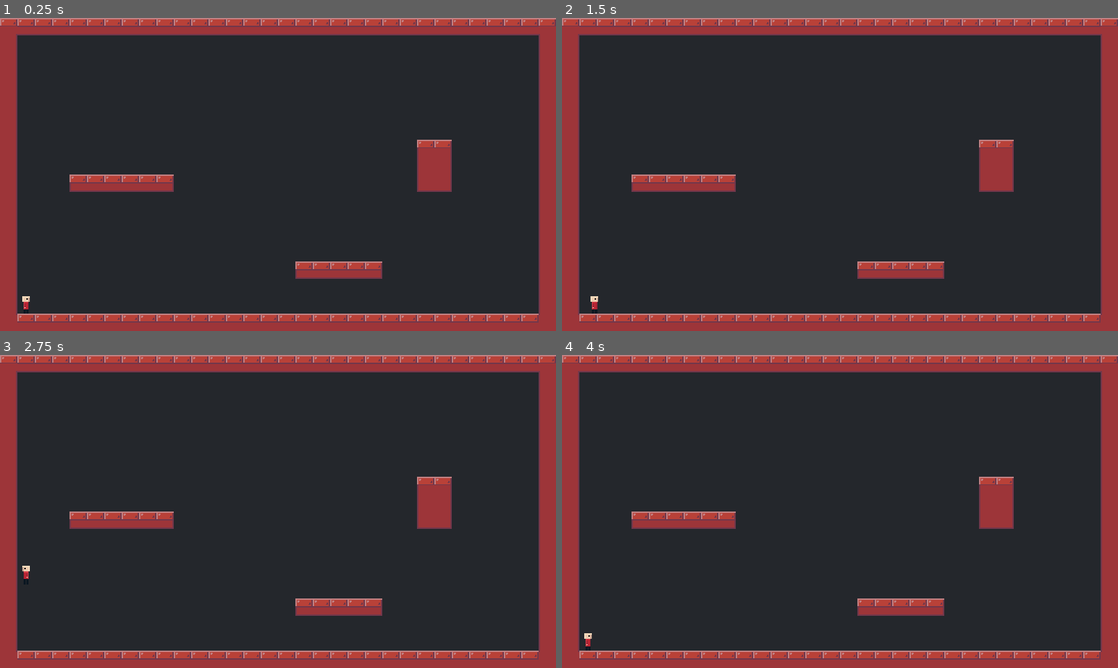
Above: before the commit, frames 1-4 (two rows, left to right).
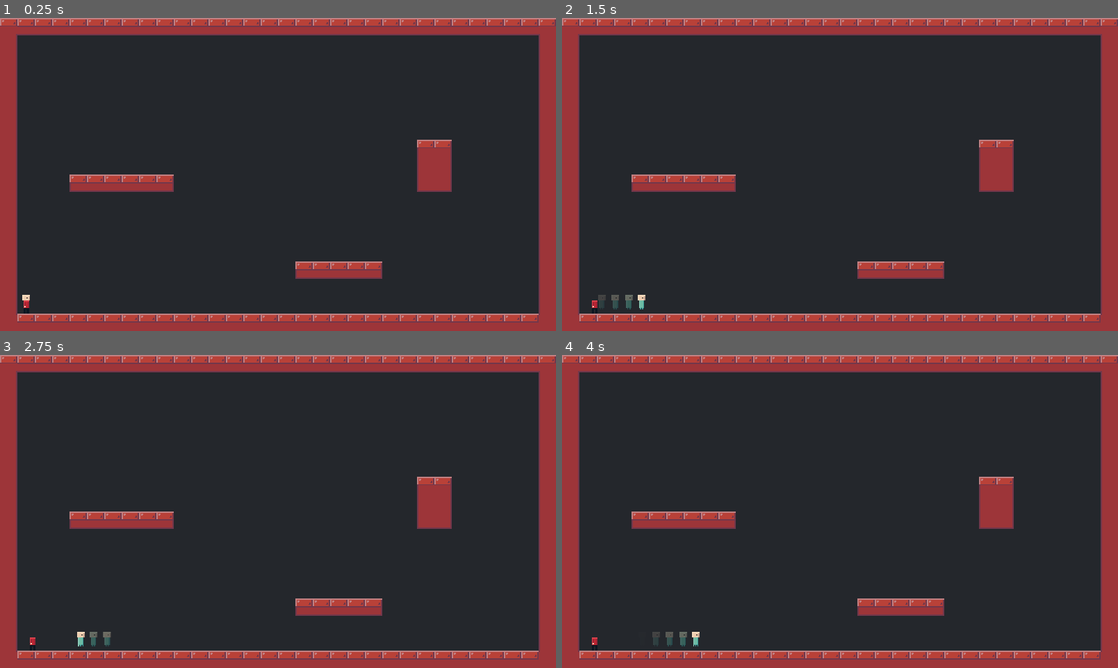
Above: after the commit, the same moments.

Repository: Lunatic-Games/kill-me-now
Game: Godot game, scene res://levels/level_test.tscn
Two runs of this game, one before a commit and one after it. Both use one fixed random seed, a clock stepped at 60 frames per second and the inputs below.
Inputs:
- Up to frame 1 (0.25 s): no input
- Up to frame 2 (1.5 s): tap Enter at 0.5 s; hold D (ui_right) from 0.53 s (still down); tap E (action_soul_mode) at 0.6, 1.35 s; tap Space (action_jump) at 0.77 s
- Up to frame 3 (2.75 s): tap Space (action_jump) at 1.52, 2 s; release D (ui_right) at 2.03 s; hold A (ui_left) from 2.03 s (still down); tap E (action_soul_mode) at 2.1 s
- Up to frame 4 (4 s): release A (ui_left) at 2.78 s; hold D (ui_right) from 2.78 s (still down); tap E (action_soul_mode) at 2.85, 3.6 s; tap Space (action_jump) at 3.02, 3.77 s

The runs differ from the first frame. In frame 1, less than 0.1% of the frame differs, in the area x 4-6%, y 88-95%; in frame 2, 0.2%; in frame 3, 0.2%; in frame 4, 0.3%, in the area x 4-25%, y 88-95%.

Commit message:
Improved soul mechanic

Diff:
--- a/player/player.gd
+++ b/player/player.gd
@@ -1,9 +1,6 @@
 extends KinematicBody2D
 
-export(Texture) var SOUL_TEXTURE
-export(Texture) var body_texture
 
-var soul_mode = false
 var mode_changed = false
 
 var motion = Vector2()
@@ -20,9 +17,9 @@
 const UP_DIRECTION = Vector2(0,-1)
 
 func _physics_process(delta):
-	if !soul_mode:
+	if has_node("Soul"):
 		if Input.is_action_just_pressed("action_soul_mode") && is_on_floor():
-			toggle_soul_mode()
+			release_soul()
 			return
 		if !is_on_floor():
 			if motion.y < GRAVITY_CAP:
@@ -50,43 +47,17 @@
 			remaining_jumps = NUM_JUMPS
 		move_and_slide(motion, UP_DIRECTION)
 
-	if soul_mode:
-		# TODO Soul gravity
-		if Input.is_action_just_pressed("action_soul_mode"):
-			toggle_soul_mode()
-			return
-		if Input.is_action_just_pressed("ui_right"):
-			motion.x += SOUL_SPEED
-			mode_changed = false
-			face_direction("right")
-		if Input.is_action_just_pressed("ui_left"):
-			motion.x -= SOUL_SPEED
-			mode_changed = false
-			face_direction("left")
-		if Input.is_action_just_pressed("ui_up"):
-			motion.y -= SOUL_SPEED
-			mode_changed = false
-		if Input.is_action_just_pressed("ui_down"):
-			motion.y += SOUL_SPEED
-			mode_changed = false
-		if Input.is_action_just_released("ui_right") && !mode_changed:
-			motion.x -= SOUL_SPEED
-		if Input.is_action_just_released("ui_left") && !mode_changed:
-			motion.x += SOUL_SPEED
-		if Input.is_action_just_released("ui_up") && !mode_changed:
-			motion.y += SOUL_SPEED
-		if Input.is_action_just_released("ui_down") && !mode_changed:
-			motion.y -= SOUL_SPEED
-		move_and_slide(motion)
 
-func toggle_soul_mode():
-	soul_mode = !soul_mode
-	mode_changed = true
+func release_soul():
 	motion = Vector2()
-	if soul_mode:
-		print("Entered soul mode")
-	if !soul_mode:
-		print("Left soul mode")
+	var soul = get_node("Soul")
+	var pos = soul.global_position
+	remove_child(soul)
+	get_parent().add_child(soul)
+	soul.global_position = pos
+	soul.free = true
+	soul.velocity = Vector2(2000, 0)
+
 
 func face_direction(direction):
 	if direction == "right":
--- a/player/player.tscn
+++ b/player/player.tscn
@@ -1,27 +1,24 @@
-[gd_scene load_steps=6 format=2]
+[gd_scene load_steps=5 format=2]
 
 [ext_resource path="res://player/player.png" type="Texture" id=1]
 [ext_resource path="res://player/player.gd" type="Script" id=2]
-[ext_resource path="res://soul/soul.png" type="Texture" id=3]
 [ext_resource path="res://soul/soul.tscn" type="PackedScene" id=4]
 
 [sub_resource type="RectangleShape2D" id=1]
-extents = Vector2( 16, 16 )
+extents = Vector2( 5, 17 )
 
 [node name="Player" type="KinematicBody2D"]
 script = ExtResource( 2 )
 __meta__ = {
 "_edit_group_": true
 }
-SOUL_TEXTURE = ExtResource( 3 )
-body_texture = ExtResource( 1 )
 
 [node name="Soul" parent="." instance=ExtResource( 4 )]
 position = Vector2( 0, 4 )
 
-[node name="BodyCollisionShape2D" type="CollisionShape2D" parent="."]
-position = Vector2( -1, 6 )
-shape = SubResource( 1 )
-
 [node name="BodySprite" type="Sprite" parent="."]
 texture = ExtResource( 1 )
+
+[node name="BodyCollisionShape2D" type="CollisionShape2D" parent="."]
+position = Vector2( -1, 7 )
+shape = SubResource( 1 )
--- a/project.godot
+++ b/project.godot
@@ -84,6 +84,34 @@
 "events": [ Object(InputEventKey,"resource_local_to_scene":false,"resource_name":"","device":0,"alt":false,"shift":false,"control":false,"meta":false,"command":false,"pressed":false,"scancode":69,"unicode":0,"echo":false,"script":null)
  ]
 }
+move_left={
+"deadzone": 0.5,
+"events": [ Object(InputEventKey,"resource_local_to_scene":false,"resource_name":"","device":0,"alt":false,"shift":false,"control":false,"meta":false,"command":false,"pressed":false,"scancode":65,"unicode":0,"echo":false,"script":null)
+, Object(InputEventKey,"resource_local_to_scene":false,"resource_name":"","device":0,"alt":false,"shift":false,"control":false,"meta":false,"command":false,"pressed":false,"scancode":16777231,"unicode":0,"echo":false,"script":null)
+, Object(InputEventJoypadButton,"resource_local_to_scene":false,"resource_name":"","device":-1,"button_index":14,"pressure":0.0,"pressed":false,"script":null)
+ ]
+}
+move_right={
+"deadzone": 0.5,
+"events": [ Object(InputEventKey,"resource_local_to_scene":false,"resource_name":"","device":0,"alt":false,"shift":false,"control":false,"meta":false,"command":false,"pressed":false,"scancode":68,"unicode":0,"echo":false,"script":null)
+, Object(InputEventKey,"resource_local_to_scene":false,"resource_name":"","device":0,"alt":false,"shift":false,"control":false,"meta":false,"command":false,"pressed":false,"scancode":16777233,"unicode":0,"echo":false,"script":null)
+, Object(InputEventJoypadButton,"resource_local_to_scene":false,"resource_name":"","device":-1,"button_index":15,"pressure":0.0,"pressed":false,"script":null)
+ ]
+}
+move_up={
+"deadzone": 0.5,
+"events": [ Object(InputEventKey,"resource_local_to_scene":false,"resource_name":"","device":0,"alt":false,"shift":false,"control":false,"meta":false,"command":false,"pressed":false,"scancode":87,"unicode":0,"echo":false,"script":null)
+, Object(InputEventKey,"resource_local_to_scene":false,"resource_name":"","device":0,"alt":false,"shift":false,"control":false,"meta":false,"command":false,"pressed":false,"scancode":16777232,"unicode":0,"echo":false,"script":null)
+, Object(InputEventJoypadButton,"resource_local_to_scene":false,"resource_name":"","device":-1,"button_index":12,"pressure":0.0,"pressed":false,"script":null)
+ ]
+}
+move_down={
+"deadzone": 0.5,
+"events": [ Object(InputEventKey,"resource_local_to_scene":false,"resource_name":"","device":0,"alt":false,"shift":false,"control":false,"meta":false,"command":false,"pressed":false,"scancode":83,"unicode":0,"echo":false,"script":null)
+, Object(InputEventKey,"resource_local_to_scene":false,"resource_name":"","device":0,"alt":false,"shift":false,"control":false,"meta":false,"command":false,"pressed":false,"scancode":16777234,"unicode":0,"echo":false,"script":null)
+, Object(InputEventJoypadButton,"resource_local_to_scene":false,"resource_name":"","device":-1,"button_index":13,"pressure":0.0,"pressed":false,"script":null)
+ ]
+}
 
 [rendering]
 
--- a/soul/soul.gd
+++ b/soul/soul.gd
@@ -1,16 +1,34 @@
 extends KinematicBody2D
 
 
-# Declare member variables here. Examples:
-# var a = 2
-# var b = "text"
+const SPEED_ACCELERATION = 15
+const SPEED_MAX = 100
+
+var free = false
+var velocity = Vector2(0, 0)
 
 
-# Called when the node enters the scene tree for the first time.
 func _ready():
-	pass # Replace with function body.
+	if get_tree().current_scene == self:
+		free = true
 
 
-# Called every frame. 'delta' is the elapsed time since the previous frame.
-#func _process(delta):
-#	pass
+func _physics_process(delta):
+	if !free:
+		return
+
+	var movement = Vector2()
+
+	if Input.is_action_pressed("move_up"):
+		movement.y -= 1
+	if Input.is_action_pressed("move_right"):
+		movement.x += 1
+	if Input.is_action_pressed("move_down"):
+		movement.y += 1
+	if Input.is_action_pressed("move_left"):
+		movement.x -= 1
+
+	velocity += movement * SPEED_ACCELERATION
+	velocity = velocity.clamped(SPEED_MAX)
+	velocity = move_and_slide(velocity)
+	velocity = lerp(velocity, Vector2(0, 0), 0.1)
--- a/soul/soul.tscn
+++ b/soul/soul.tscn
@@ -1,19 +1,64 @@
-[gd_scene load_steps=4 format=2]
+[gd_scene load_steps=9 format=2]
 
 [ext_resource path="res://soul/soul.png" type="Texture" id=1]
 [ext_resource path="res://soul/soul.gd" type="Script" id=2]
+[ext_resource path="res://soul/soul_particle.png" type="Texture" id=3]
+
+[sub_resource type="Gradient" id=4]
+colors = PoolColorArray( 0.584314, 0.768627, 0.784314, 0.666667, 1, 1, 1, 0 )
+
+[sub_resource type="GradientTexture" id=5]
+gradient = SubResource( 4 )
+
+[sub_resource type="ParticlesMaterial" id=3]
+flag_disable_z = true
+gravity = Vector3( 0, 0, 0 )
+orbit_velocity = 0.0
+orbit_velocity_random = 0.0
+color_ramp = SubResource( 5 )
 
 [sub_resource type="RectangleShape2D" id=1]
 extents = Vector2( 5, 13 )
 
+[sub_resource type="Animation" id=2]
+resource_name = "idle"
+length = 0.7
+loop = true
+step = 0.05
+tracks/0/type = "value"
+tracks/0/path = NodePath("Sprite:region_rect")
+tracks/0/interp = 1
+tracks/0/loop_wrap = true
+tracks/0/imported = false
+tracks/0/enabled = true
+tracks/0/keys = {
+"times": PoolRealArray( 0, 0.35 ),
+"transitions": PoolRealArray( 1, 1 ),
+"update": 1,
+"values": [ Rect2( 0, 0, 48, 48 ), Rect2( 48, 0, 48, 48 ) ]
+}
+
 [node name="Soul" type="KinematicBody2D"]
+position = Vector2( 476, 284 )
 collision_layer = 2
 collision_mask = 2
 script = ExtResource( 2 )
 
+[node name="Particles2D" type="Particles2D" parent="."]
+amount = 4
+local_coords = false
+process_material = SubResource( 3 )
+texture = ExtResource( 3 )
+
 [node name="Sprite" type="Sprite" parent="."]
 texture = ExtResource( 1 )
+region_enabled = true
+region_rect = Rect2( 0, 0, 48, 48 )
 
 [node name="CollisionShape2D" type="CollisionShape2D" parent="."]
 position = Vector2( -1, -1 )
 shape = SubResource( 1 )
+
+[node name="AnimationPlayer" type="AnimationPlayer" parent="."]
+autoplay = "idle"
+anims/idle = SubResource( 2 )
Binary file changed: soul/soul.png
Binary file added: soul/soul_particle.png
Not shown, added: soul/soul_particle.png.import
Not shown, removed: soul/ghost.pyxel
Not shown, added: soul/soul.pyxel
